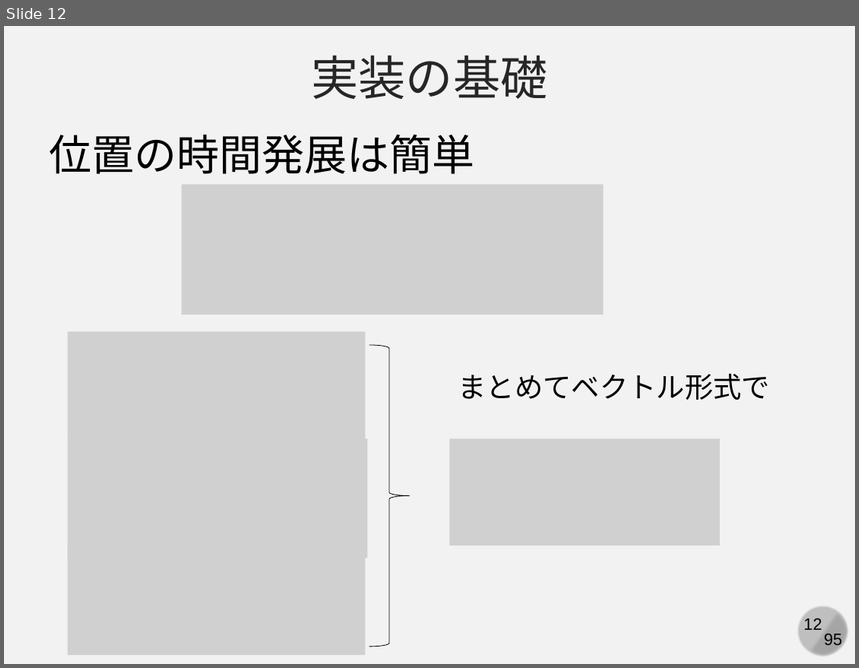
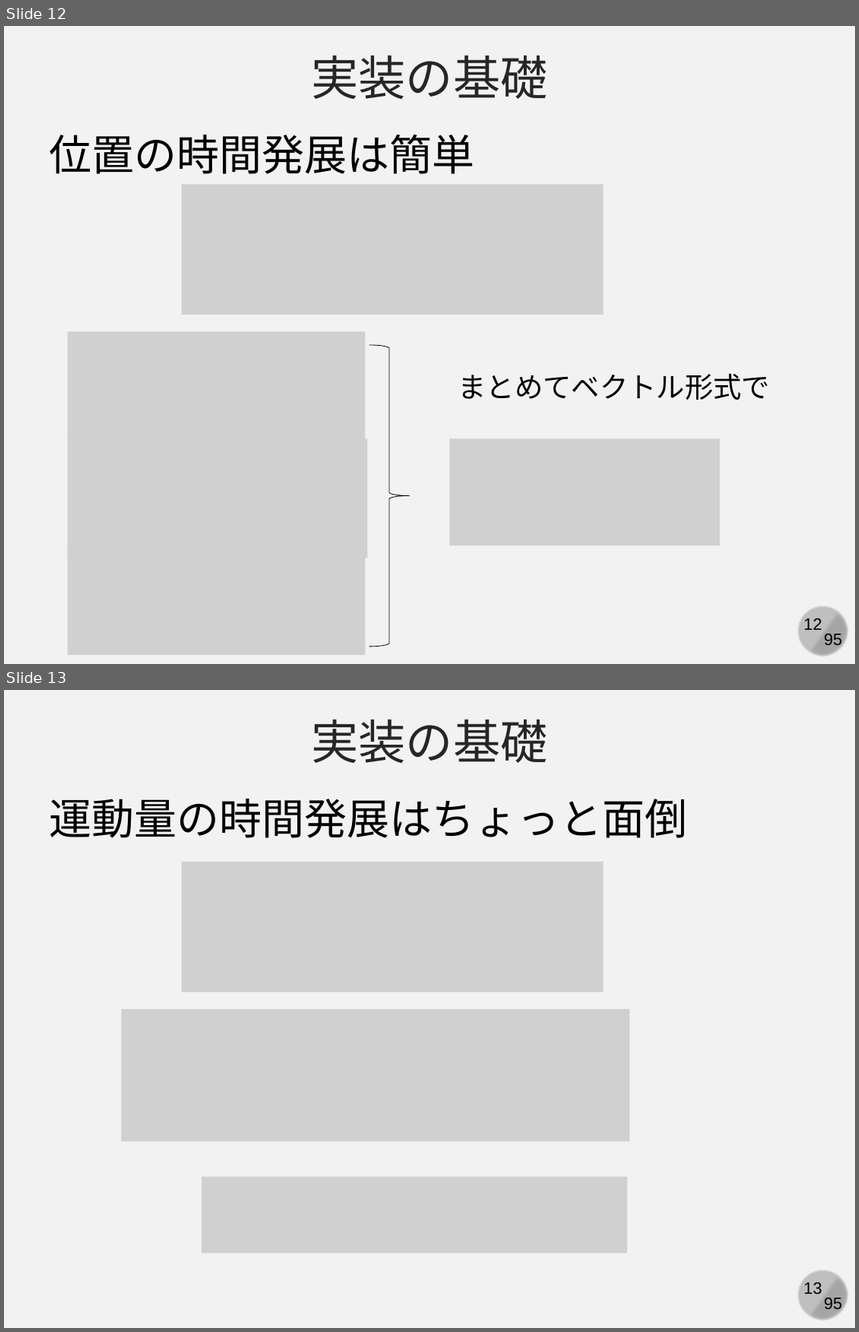
Before and after one commit to kaityo256/simulation_engineering, a slide deck: 07_md_implementation/simulation07.pptx. Shown one above the other, each under a label of ours: slide 12 before the commit, slides 12 and 13 after it. The pictures are 859x668 and 859x1332 pixels, drawn with LibreOffice and Linux fonts; fonts in the diff are those of the drawing; grey boxes stand for pictures. Boxes give left, top, right and bottom in pixels: in the first picture for what was removed or moved away, otherwise in the second. Text is boxed around its words. In the diff, an @@ line names an element or a change of style, - is before the commit and + after.

Commit message:
updates

```diff
--- a/07_md_implementation/simulation07.pptx
+++ b/07_md_implementation/simulation07.pptx
@@ slide 13 added at (x1=4, y1=690, x2=855, y2=1328), background #F2F2F2; not listed: 4 template elements that a slide beside it also shows @@
@@ text added at (x1=312, y1=719, x2=548, y2=763), 40 pt, text #262626 @@
+実装の基礎
@@ text added at (x1=49, y1=799, x2=687, y2=838), 36 pt, text #000000 @@
+運動量の時間発展はちょっと面倒
@@ picture added at (x1=182, y1=862, x2=604, y2=992) @@
@@ picture added at (x1=122, y1=1009, x2=630, y2=1142) @@
@@ picture added at (x1=202, y1=1177, x2=627, y2=1253) @@
```
